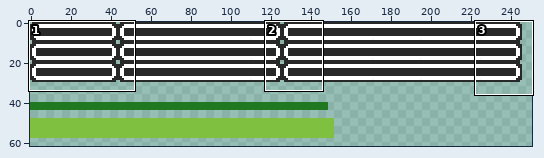
Edited in one commit: sprite sheet (sprites/hud/magic_bar.png). Above, an overview of the earlier version with the close-up marked.
Close-up. Before the edit:
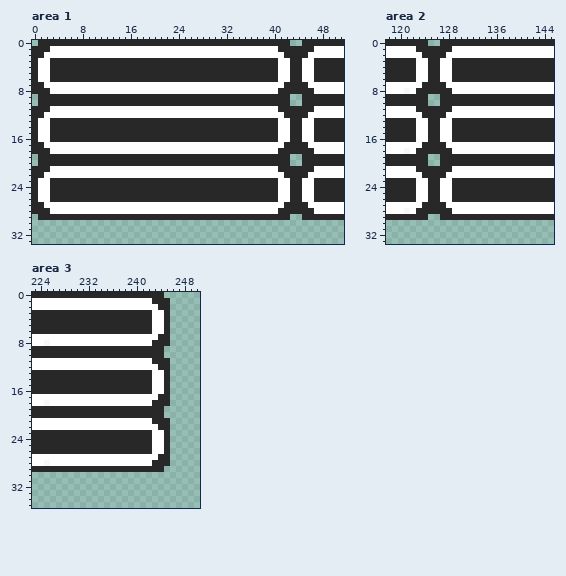
The file is 500x64 pixels. Shown: area 1: x 0..51, y 0..33; area 2: x 118..145, y 0..33; area 3: x 223..250, y 0..35. The wide view leaves out empty margins.
The result:
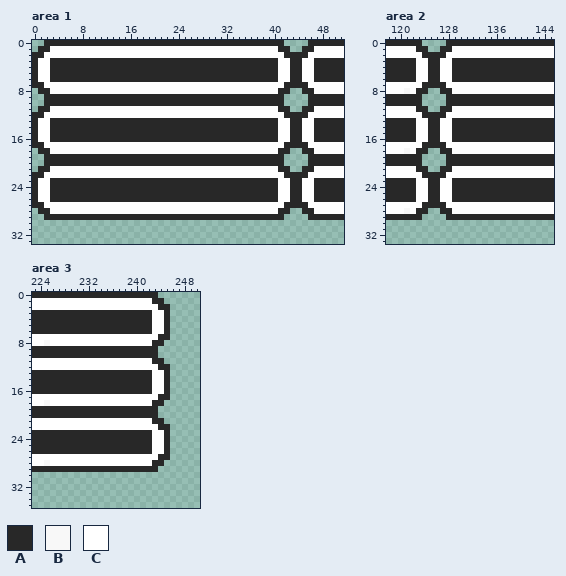
Palette (. is transparent): A #282828  B #f8f8f8  C #ffffff
From old to new:
Area 1:
Colour A is gone in row 0 at x 1, 42 and 45; in row 1 at x 0 and 43 to 44; in row 8 at x 0 and 43 to 44; in rows 9 to 10 at x 1, 42 and 45; in row 11 at x 0 and 43 to 44; in row 18 at x 0 and 43 to 44.
Colour A is gone in rows 19 to 20 at x 1, 42 and 45; in row 21 at x 0 and 43 to 44; in row 28 at x 0 and 43 to 44; in row 29 at x 1, 42 and 45.
Area 2:
Colour A is gone in row 0 at x 124 and 127; in row 1 at x 125 to 126; in row 8 at x 125 to 126; in rows 9 to 10 at x 124 and 127; in row 11 at x 125 to 126; in row 18 at x 125 to 126.
Colour A is gone in rows 19 to 20 at x 124 and 127; in row 21 at x 125 to 126; in row 28 at x 125 to 126; in row 29 at x 124 and 127.
Area 3:
Colour A is gone in row 0 at x 244; in row 1 at x 245; in row 8 at x 245; in rows 9 to 10 at x 244; in row 11 at x 245; in row 18 at x 245.
Colour A is gone in rows 19 to 20 at x 244; in row 21 at x 245; in row 28 at x 245; in row 29 at x 244.
